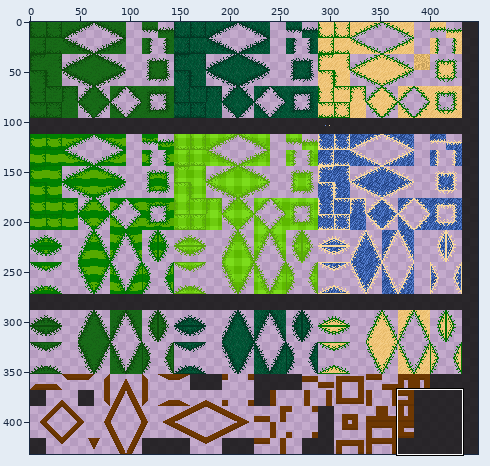
Sprite sheet, stored at Assets/Sprites/GolfSprites/Nature/grass-tiles.png. The picture above shows the old version from afar; the outline marks the close-up.
Close-up. Earlier state:
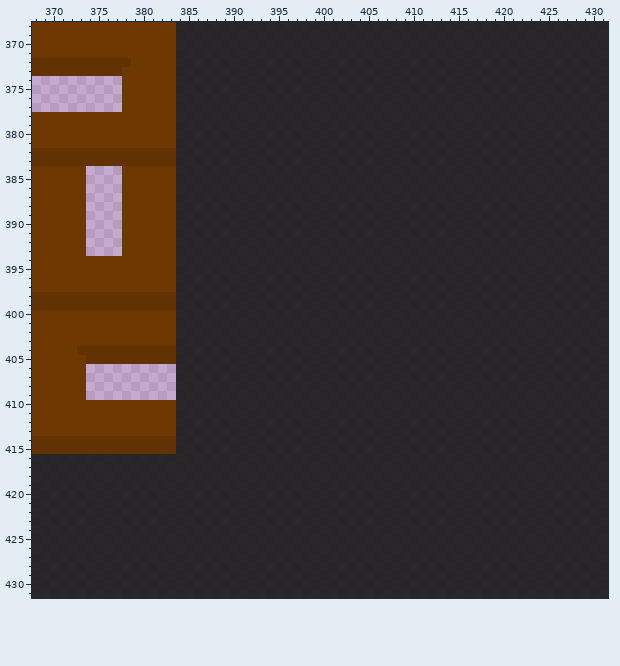
The file is 448x432 pixels. Colours within 5 levels of each other are drawn and written as one. Shown: x 368..431, y 368..431.
The same view after the edit:
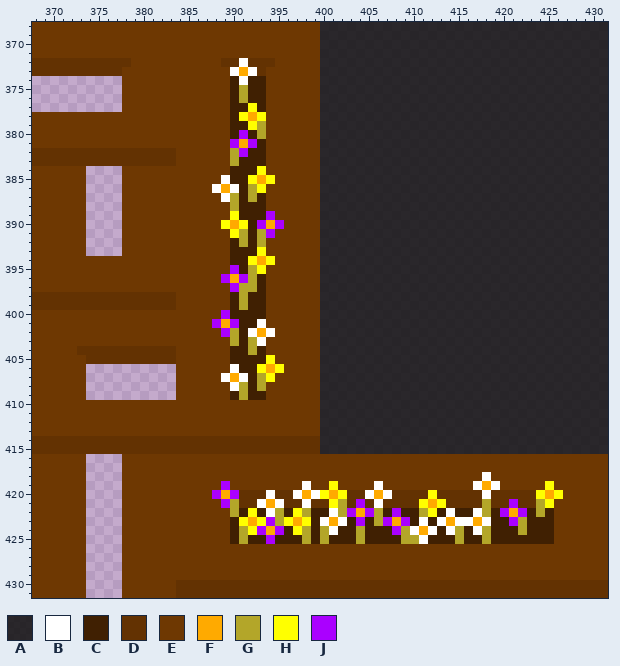
Palette (. is transparent): A #151515e1  B #ffffff  C #402002  D #633202  E #6e3802  F #ffaa00  G #b3a629  H #ffff00  J #aa00ff
Difference:
Changed rows in their new state; - is an unchanged pixel.
first column x 368:
368 ----------------EEEEEEEEEEEEEEEE--------------------------------
369 ----------------EEEEEEEEEEEEEEEE--------------------------------
370 ----------------EEEEEEEEEEEEEEEE--------------------------------
371 ----------------EEEEEEEEEEEEEEEE--------------------------------
372 ----------------EEEEEDDBDDDEEEEE--------------------------------
373 ----------------EEEEEEBFBDEEEEEE--------------------------------
374 ----------------EEEEEECBCCEEEEEE--------------------------------
375 ----------------EEEEEECGCCEEEEEE--------------------------------
376 ----------------EEEEEECGCCEEEEEE--------------------------------
377 ----------------EEEEEECCHCEEEEEE--------------------------------
378 ----------------EEEEEECHFHEEEEEE--------------------------------
379 ----------------EEEEEECCHGEEEEEE--------------------------------
380 ----------------EEEEEECJCGEEEEEE--------------------------------
381 ----------------EEEEEEJFJCEEEEEE--------------------------------
382 ----------------EEEEEEGJCCEEEEEE--------------------------------
383 ----------------EEEEEEGCCCEEEEEE--------------------------------
384 ----------------EEEEEECCCHEEEEEE--------------------------------
385 ----------------EEEEEBCCHFHEEEEE--------------------------------
386 ----------------EEEEBFBCGHEEEEEE--------------------------------
387 ----------------EEEEEBGCGCEEEEEE--------------------------------
388 ----------------EEEEEEGCCCEEEEEE--------------------------------
389 ----------------EEEEEEHCCCJEEEEE--------------------------------
390 ----------------EEEEEHFHCJFJEEEE--------------------------------
391 ----------------EEEEEEHGCGJEEEEE--------------------------------
392 ----------------EEEEEECGCGEEEEEE--------------------------------
393 ----------------EEEEEECCCHEEEEEE--------------------------------
394 ----------------EEEEEECCHFHEEEEE--------------------------------
395 ----------------EEEEEEJCGHEEEEEE--------------------------------
396 ----------------EEEEEJFJGCEEEEEE--------------------------------
397 ----------------EEEEEEJGGCEEEEEE--------------------------------
398 ----------------EEEEEECGCCEEEEEE--------------------------------
399 ----------------EEEEEECGCCEEEEEE--------------------------------
400 ----------------EEEEEJCCCCEEEEEE--------------------------------
401 ----------------EEEEJFJCCBEEEEEE--------------------------------
402 ----------------EEEEEJGCBFBEEEEE--------------------------------
403 ----------------EEEEEEGCGBEEEEEE--------------------------------
404 ----------------EEEEEECCGCEEEEEE--------------------------------
405 ----------------EEEEEECCCCHEEEEE--------------------------------
406 ----------------EEEEEEBCCHFHEEEE--------------------------------
407 ----------------EEEEEBFBCGHEEEEE--------------------------------
408 ----------------EEEEEEBGCGEEEEEE--------------------------------
409 ----------------EEEEEECGCCEEEEEE--------------------------------
410 ----------------EEEEEEEEEEEEEEEE--------------------------------
411 ----------------EEEEEEEEEEEEEEEE--------------------------------
412 ----------------EEEEEEEEEEEEEEEE--------------------------------
413 ----------------EEEEEEEEEEEEEEEE--------------------------------
414 ----------------DDDDDDDDDDDDDDDD--------------------------------
415 ----------------DDDDDDDDDDDDDDDD--------------------------------
416 EEEEEE....EEEEEEEEEEEEEEEEEEEEEEEEEEEEEEEEEEEEEEEEEEEEEEEEEEEEEE
417 EEEEEE....EEEEEEEEEEEEEEEEEEEEEEEEEEEEEEEEEEEEEEEEEEEEEEEEEEEEEE
418 EEEEEE....EEEEEEEEEEEEEEEEEEEEEEEEEEEEEEEEEEEEEEEEBEEEEEEEEEEEEE
419 EEEEEE....EEEEEEEEEEEJEEEEEEEEBEEHEEEEBEEEEEEEEEEBFBEEEEEHEEEEEE
420 EEEEEE....EEEEEEEEEEJFJDDDBDDBFBHFHDDBFBDDDDHDDDDDBDDDDDHFHEEEEE
421 EEEEEE....EEEEEEEEEEEJGDDBFBDDBDDHGDJDBDDDDHFHDDDDGDDJDDGHEEEEEE
422 EEEEEE....EEEEEEEEEEEEGCHCBGCHGCCBGJFJGCJCCGHCBCCBGCJFJCGCEEEEEE
423 EEEEEE....EEEEEEEEEEEECHFHJGHFHCBFBCJCGJFJCBCBFBBFBCCJGCCCEEEEEE
424 EEEEEE....EEEEEEEEEEEECGHJFJCHGCGBCCGCCCJGBFBCBGCBGCCCGCCCEEEEEE
425 EEEEEE....EEEEEEEEEEEECGCCJCCCGCGCCCGCCCCGGBCCCGCCGCCCCCCCEEEEEE
426 EEEEEE....EEEEEEEEEEEEEEEEEEEEEEEEEEEEEEEEEEEEEEEEEEEEEEEEEEEEEE
427 EEEEEE....EEEEEEEEEEEEEEEEEEEEEEEEEEEEEEEEEEEEEEEEEEEEEEEEEEEEEE
428 EEEEEE....EEEEEEEEEEEEEEEEEEEEEEEEEEEEEEEEEEEEEEEEEEEEEEEEEEEEEE
429 EEEEEE....EEEEEEEEEEEEEEEEEEEEEEEEEEEEEEEEEEEEEEEEEEEEEEEEEEEEEE
430 EEEEEE....EEEEEEDDDDDDDDDDDDDDDDDDDDDDDDDDDDDDDDDDDDDDDDDDDDDDDD
431 EEEEEE....EEEEEEDDDDDDDDDDDDDDDDDDDDDDDDDDDDDDDDDDDDDDDDDDDDDDDD
Where, in picture pixels (left, top, right, bottom), the same in both close-ups:
changed: (32, 22, 608, 598)
